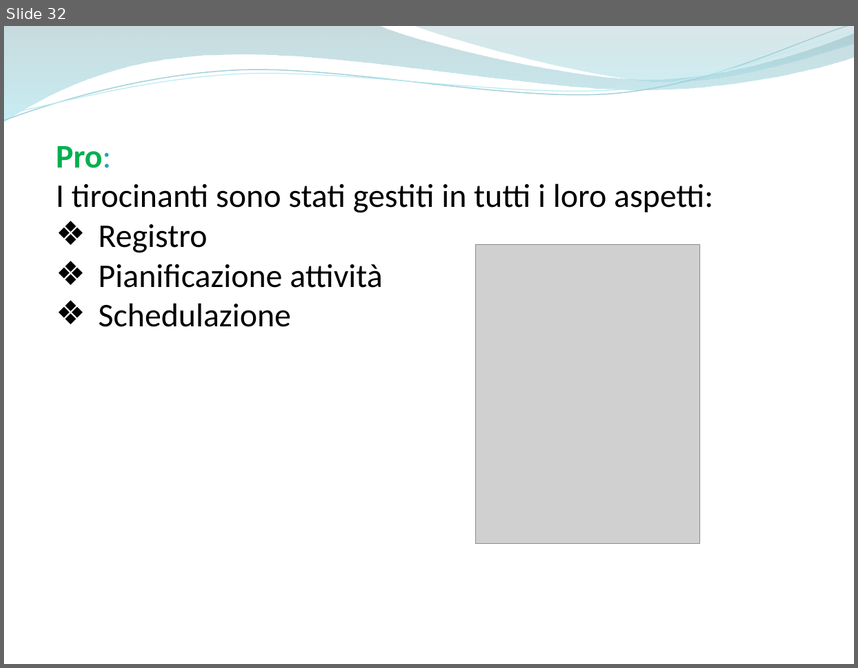
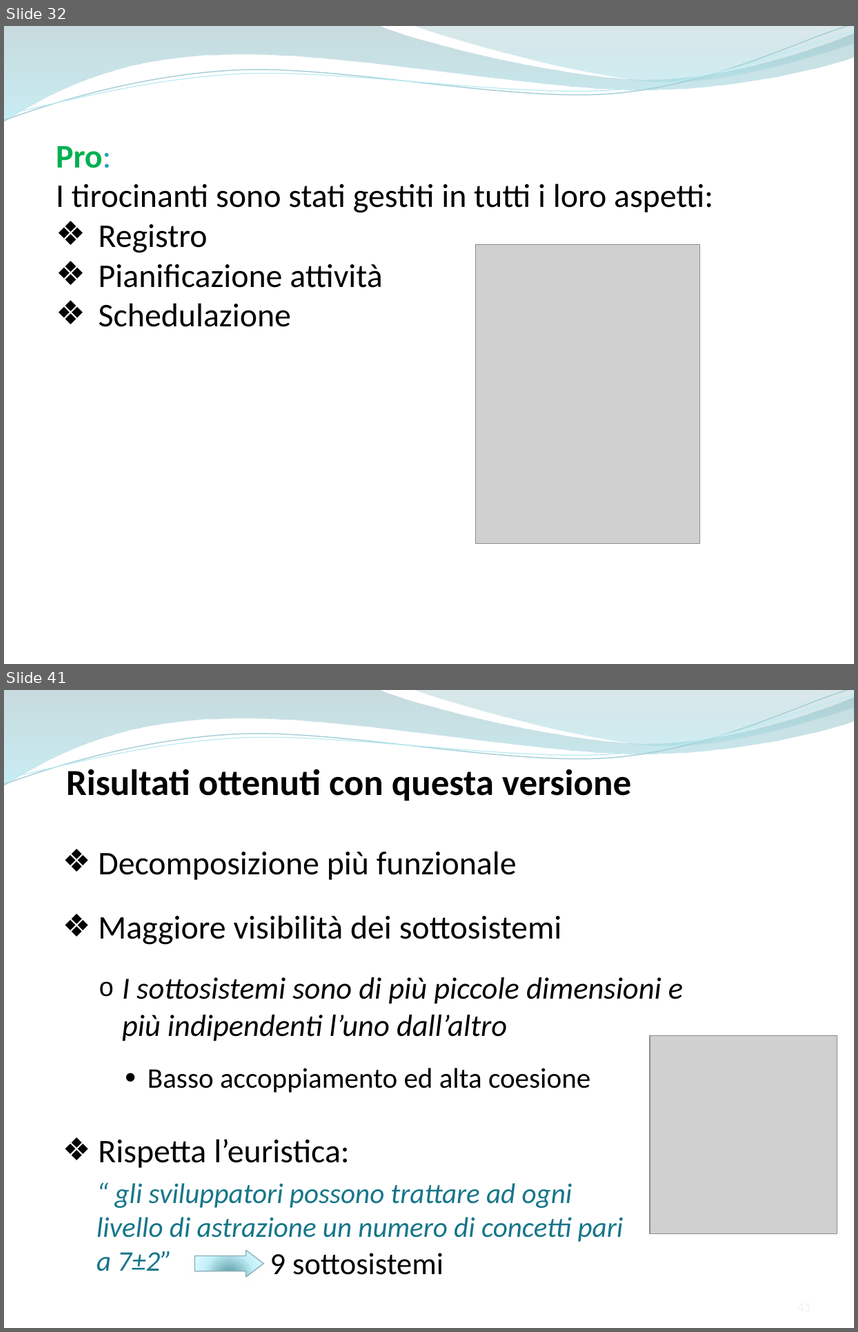
Before and after one commit to ammirate/at-silo, a slide deck: Presentazione/Atsilo2/Atsilo_M_PresentazioneFinale.pptx. Shown one above the other, each under a label of ours: slide 32 before the commit, slides 32 and 41 after it; the slides between them are not shown. The pictures are 858x668 and 858x1332 pixels, drawn with LibreOffice and Linux fonts; fonts in the diff are those of the drawing; grey boxes stand for pictures. Boxes give left, top, right and bottom in pixels: in the first picture for what was removed or moved away, otherwise in the second. Text is boxed around its words. In the diff, an @@ line names an element or a change of style, - is before the commit and + after.

```diff
--- a/Presentazione/Atsilo2/Atsilo_M_PresentazioneFinale.pptx
+++ b/Presentazione/Atsilo2/Atsilo_M_PresentazioneFinale.pptx
@@ slide 41 added at bbox=[4, 690, 854, 1328], background #FFFFFF; not listed: 4 template elements that a slide beside it also shows @@
@@ text added at bbox=[66, 765, 631, 801], 31 pt, text #000000, bold @@
+Risultati ottenuti con questa versione
@@ text added at bbox=[98, 851, 683, 1092], 26 pt, text #000000 @@
+❖ Decomposizione più funzionale
+❖ Maggiore visibilità dei sottosistemi
+  o I sottosistemi sono di più piccole dimensioni e più indipendenti l’uno dall’altro
+    ● Basso accoppiamento ed alta coesione
@@ picture added at bbox=[650, 1035, 837, 1233] @@
@@ text added at bbox=[96, 1138, 624, 1271], 24 pt, text #167689, italic @@
+❖ Rispetta l’euristica:
+  “ gli sviluppatori possono trattare ad ogni livello di astrazione un numero di concetti pari a 7±2”
@@ right arrow added at bbox=[194, 1250, 263, 1276], fill gradient #50929C to #C3F1F9 to #DBFAFF, outline #8AAFB5 0.75 pt @@
@@ text added at bbox=[270, 1252, 444, 1274], 26 pt, text #000000 @@
+9 sottosistemi
```
Also in this commit, not shown: 7 slides changed, 8 other slides added, 1 slide removed.
